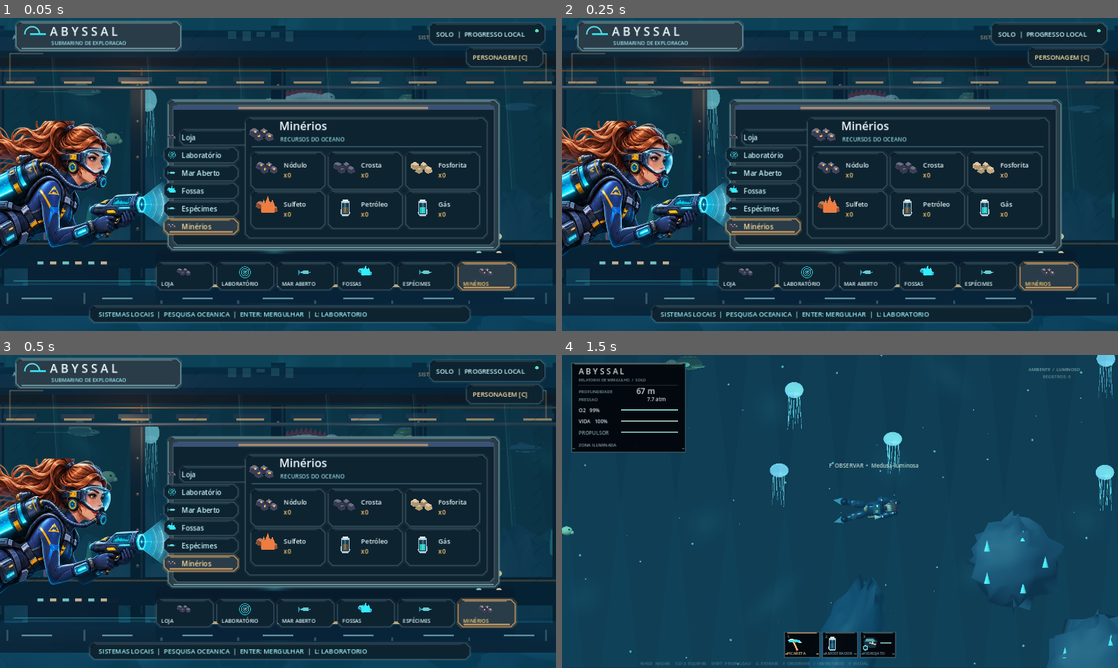
Above: before the commit, frames 1-4 (two rows, left to right).
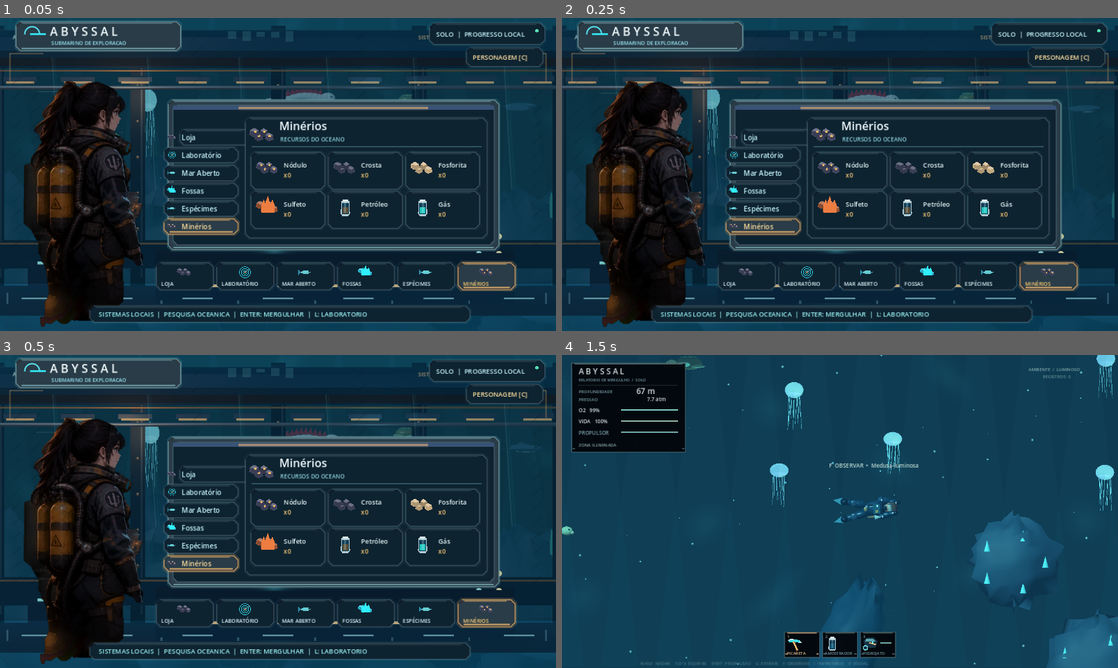
Above: after the commit, the same moments.

Repository: Esaneto/Abyssal-Godot
Game: Godot game, scene res://scenes/main.tscn
Two runs of this game, one before a commit and one after it. Both use one fixed random seed, a clock stepped at 60 frames per second and the inputs below.
Inputs (mouse positions are in pixels of both pictures, inside the frame that each line leads up to):
- Up to frame 1 (0.05 s): no input
- Up to frame 2 (0.25 s): no input
- Up to frame 3 (0.5 s): no input
- Up to frame 4 (1.5 s): tap Enter at 0.5 s; move the mouse to (962, 495) at 0.52 s; hold D (move_right) 0.53-1.25 s; tap V at 0.6 s; click (962, 495) at 0.67 s; tap Space at 0.77, 1.07 s; drag from (728, 527) to (812, 574) at 1.27 s

The runs differ from the first frame. In frame 1, 14% of the frame differs, in the area x 0-31%, y 20-99%; in frame 2, 14%; in frame 3, 14%; in frame 4, nothing differs.

Commit message:
Replace reused cabin sprite with independent illustrated animated male and female pilots

Diff:
--- a/scripts/abyssal_main.gd
+++ b/scripts/abyssal_main.gd
@@ -7,11 +7,12 @@
 const Wardrobe = preload("res://scripts/wardrobe_ui.gd")
 const Cabin3D = preload("res://scripts/visuals3d/cabin_renderer.gd")
 const AnimeCabin = preload("res://scripts/anime_cabin_finish.gd")
-const AnimePilot = preload("res://scripts/anime_diver_art.gd")
+const CabinPilot = preload("res://scripts/anime_cabin_pilot.gd")
 const Look = preload("res://scripts/diver_appearance.gd")
 var expedition: Node2D
 var progress: RefCounted
 var cabin_scene: Node
+var cabin_pilot: Node
 var lab_open := false
 var lab_selected := 0
 var lab_feedback := ""
@@ -43,6 +44,9 @@
 	cabin_scene = Cabin3D.new()
 	cabin_scene.name = "CinematicCabin3D"
 	add_child(cabin_scene)
+	cabin_pilot = CabinPilot.new()
+	cabin_pilot.name = "OriginalAnimatedPilot"
+	add_child(cabin_pilot)
 	expedition = ExpeditionScript.new()
 	expedition.name = "ExpedicaoOceanica"
 	expedition.process_mode = Node.PROCESS_MODE_DISABLED
@@ -55,8 +59,11 @@
 	time_s += delta
 	if cabin_scene != null:
 		cabin_scene.call("set_enabled",not in_open_sea)
-		if not in_open_sea:
-			cabin_scene.call("update_live",time_s,progress.appearance_snapshot())
+	if cabin_pilot != null:
+		cabin_pilot.call("set_enabled",not in_open_sea)
+	if not in_open_sea:
+		cabin_scene.call("update_live",time_s,progress.appearance_snapshot())
+		cabin_pilot.call("update_appearance",progress.appearance_snapshot(),time_s)
 	queue_redraw()
 
 func _unhandled_input(event: InputEvent) -> void:
@@ -182,9 +189,10 @@
 		if cabin_tex != null:
 			draw_texture_rect(cabin_tex,Rect2(0.0,0.0,1280.0,720.0),false)
 		AnimeCabin.paint(self,time_s)
-		# Portrait cut from the same *new, bundled* anime pilot artwork; breathing and highlights live.
-		if not AnimePilot.draw_cabin(self,progress.appearance_snapshot(),time_s):
-			push_warning("High-resolution cabin portrait missing")
+		# Upright character independently animated in transparent SubViewport.
+		var pilot_texture: Texture2D = cabin_pilot.call("texture")
+		if pilot_texture != null:
+			draw_texture_rect(pilot_texture,Rect2(17.0,126.0,357.0,584.0),false)
 		CabinArt.paint_ui(self,time_s,menu_selected,progress,menu_feedback)
 	else:
 		CabinArt.paint(self,time_s,menu_selected,progress,menu_feedback)
--- /dev/null
+++ b/scripts/anime_cabin_pilot.gd
@@ -0,0 +1,74 @@
+extends Node
+## New original cabin pilot art is physically bundled and animated on a deforming mesh.
+## Unlike the old paper-doll SVG, this is a separate upright command-bridge character.
+const FEMALE := preload("res://assets/art/character/abyssal_pilot_cabin_female.webp")
+const MALE := preload("res://assets/art/character/abyssal_pilot_cabin_male.webp")
+const PILOT_SHADER := preload("res://shaders/animated_cabin_pilot.gdshader")
+var viewport: SubViewport
+var portrait: MeshInstance2D
+var shader_material: ShaderMaterial
+var selected_body := ""
+
+func _ready() -> void:
+	viewport = SubViewport.new()
+	viewport.name = "Articulated anime pilot transparent layer"
+	viewport.size = Vector2i(420,736)
+	viewport.transparent_bg = true
+	viewport.render_target_update_mode = SubViewport.UPDATE_ALWAYS
+	add_child(viewport)
+	portrait = MeshInstance2D.new()
+	portrait.name = "Breathing and hair rig"
+	portrait.mesh = _mesh()
+	portrait.position = Vector2(15,0)
+	portrait.texture = FEMALE
+	shader_material = ShaderMaterial.new()
+	shader_material.shader = PILOT_SHADER
+	portrait.material = shader_material
+	viewport.add_child(portrait)
+	selected_body = "female"
+
+func _mesh() -> ArrayMesh:
+	var vertices := PackedVector3Array()
+	var uvs := PackedVector2Array()
+	var idx := PackedInt32Array()
+	var x_steps := 24
+	var y_steps := 40
+	for yi in range(y_steps+1):
+		for xi in range(x_steps+1):
+			var u := float(xi)/float(x_steps)
+			var v := float(yi)/float(y_steps)
+			vertices.append(Vector3(u*390.0,v*736.0,0.0))
+			uvs.append(Vector2(u,v))
+	for yi in range(y_steps):
+		for xi in range(x_steps):
+			var a := yi*(x_steps+1)+xi
+			var b := a+1
+			var c := a+x_steps+1
+			var d := c+1
+			idx.append_array(PackedInt32Array([a,b,c,b,d,c]))
+	var arrays := []
+	arrays.resize(Mesh.ARRAY_MAX)
+	arrays[Mesh.ARRAY_VERTEX] = vertices
+	arrays[Mesh.ARRAY_TEX_UV] = uvs
+	arrays[Mesh.ARRAY_INDEX] = idx
+	var result := ArrayMesh.new()
+	result.add_surface_from_arrays(Mesh.PRIMITIVE_TRIANGLES,arrays)
+	return result
+
+func update_appearance(candidate: Dictionary, time_s: float) -> void:
+	if portrait == null:
+		return
+	var body := str(candidate.get("body","female"))
+	if body != selected_body:
+		selected_body = body
+		portrait.texture = MALE if body=="male" else FEMALE
+	shader_material.set_shader_parameter("anim_time",time_s)
+	shader_material.set_shader_parameter("long_hair",1.0 if body!="male" else 0.0)
+	shader_material.set_shader_parameter("breath",0.5+0.5*sin(time_s*1.25))
+
+func texture() -> Texture2D:
+	return viewport.get_texture()
+
+func set_enabled(enabled: bool) -> void:
+	if viewport != null:
+		viewport.render_target_update_mode = SubViewport.UPDATE_ALWAYS if enabled else SubViewport.UPDATE_DISABLED
--- a/scripts/ci_smoke.gd
+++ b/scripts/ci_smoke.gd
@@ -26,6 +26,11 @@
 	if renderer == null or renderer.call("texture") == null:
 		push_error("Renderizador 3D de oceano indisponivel")
 		quit(10)
+		return
+	var command_bridge = main.get_node_or_null("OriginalAnimatedPilot")
+	if command_bridge == null or command_bridge.call("texture") == null:
+		push_error("Animated cabin pilot not initialized")
+		quit(22)
 		return
 	var high_res_art = load("res://scripts/anime_diver_art.gd")
 	if high_res_art.texture_for("female") == null or high_res_art.texture_for("male") == null:
--- /dev/null
+++ b/shaders/animated_cabin_pilot.gdshader
@@ -0,0 +1,20 @@
+shader_type canvas_item;
+render_mode unshaded, blend_mix;
+// Mesh vertices, hair, chest and straps move independently in real time.
+// The cabin pilot is NOT displayed as a static flat background image.
+uniform float anim_time = 0.0;
+uniform float long_hair : hint_range(0.0,1.0) = 1.0;
+uniform float breath : hint_range(0.0,1.0) = 0.0;
+
+void vertex() {
+    float chest = smoothstep(0.18,0.37,UV.y) * (1.0-smoothstep(0.52,0.74,UV.y));
+    float scalp = (1.0-smoothstep(0.22,0.52,UV.y)) *
+        smoothstep(0.09,0.17,UV.x) * (1.0-smoothstep(0.82,0.93,UV.x));
+    float loose_strands = scalp * long_hair *
+        (1.0-smoothstep(0.29,0.63,UV.x));
+    float fluid = sin(anim_time*0.96+UV.y*8.5+UV.x*4.2);
+    VERTEX.x += loose_strands * fluid * 5.0;
+    VERTEX.y += scalp * cos(anim_time*0.79+UV.x*4.1)*1.2;
+    VERTEX.x += chest * (breath-0.5) * 1.6;
+    VERTEX.y += chest * sin(anim_time*1.3) * 0.9;
+}
Binary file added: assets/art/character/abyssal_pilot_cabin_female.webp
Binary file added: assets/art/character/abyssal_pilot_cabin_male.webp
